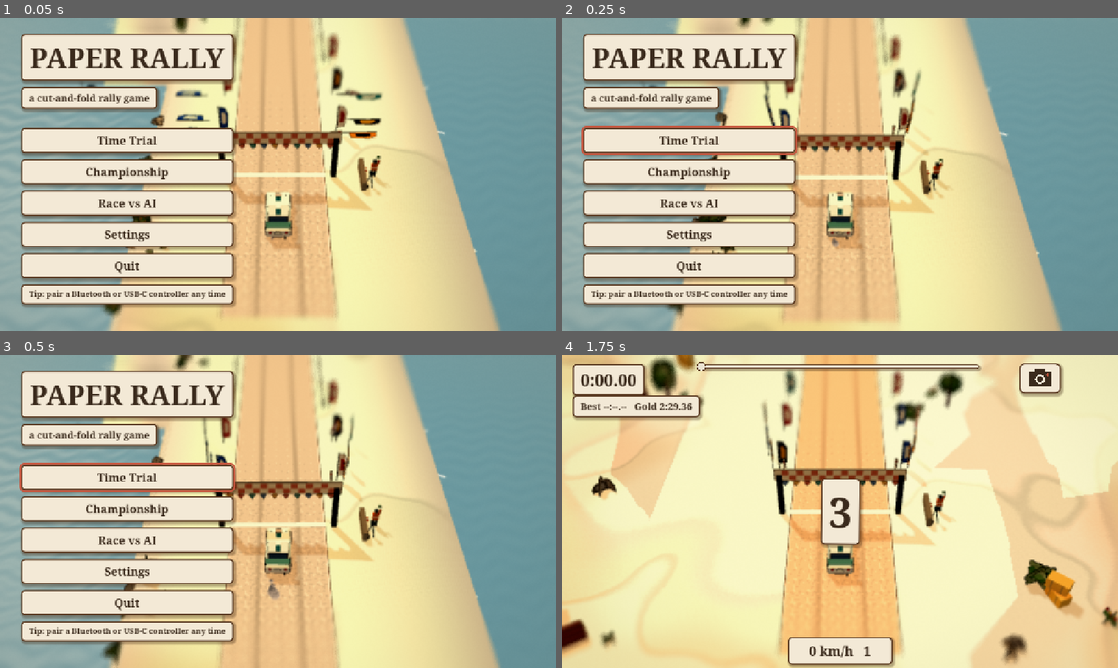
Above: before the commit, frames 1-4 (two rows, left to right).
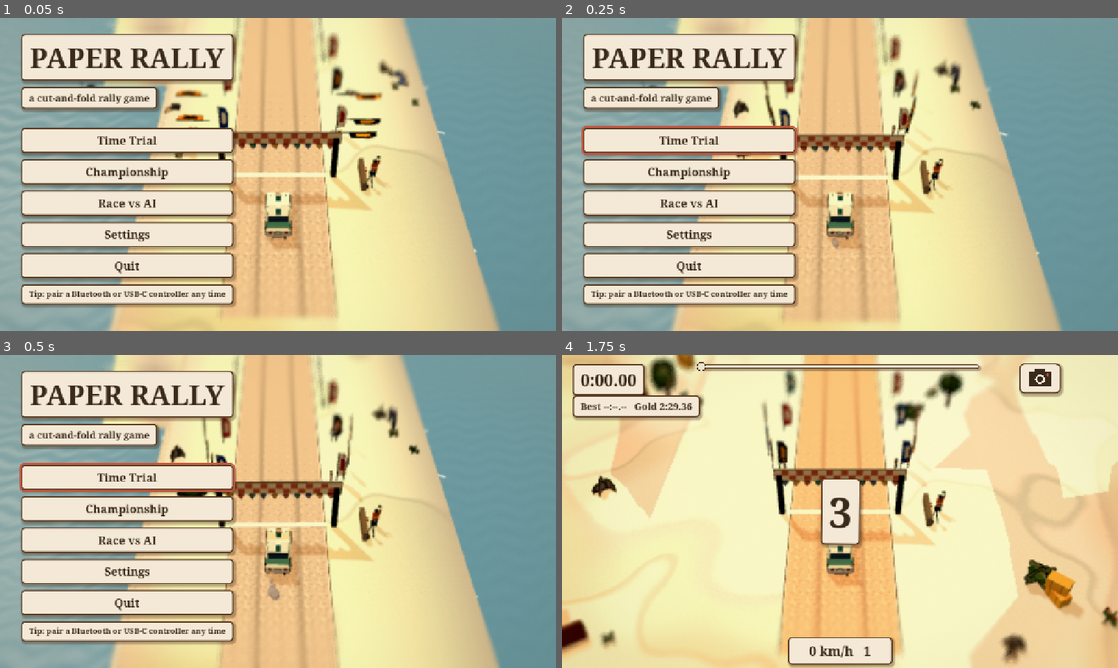
Above: after the commit, the same moments.

Repository: sparx1981/Rally
Game: Godot game, scene res://scenes/main.tscn
Two runs of this game, one before a commit and one after it. Both use one fixed random seed, a clock stepped at 60 frames per second and the inputs below.
Inputs (mouse positions are in pixels of both pictures, inside the frame that each line leads up to):
- Up to frame 1 (0.05 s): no input
- Up to frame 2 (0.25 s): no input
- Up to frame 3 (0.5 s): no input
- Up to frame 4 (1.75 s): tap Enter (ui_accept) at 0.5, 0.77, 1.07 s; move the mouse to (962, 495) at 0.52 s; hold D (steer_right) 0.53-1.25 s; hold C (camera) 0.53-1.25 s; click (962, 495) at 0.67 s; drag from (840, 511) to (812, 574) at 1.27 s

The runs differ from the first frame. In frame 1, 1.3% of the frame differs, in the area x 18-76%, y 0-96%; in frame 2, 1.3%, in the area x 18-76%, y 0-97%; in frame 3, 1.3%; in frame 4, less than 0.1%.

Commit message:
Stabilise low chase and rain rendering, ground cliff props and benchmark drive layouts

Diff:
--- a/scripts/car/car.gd
+++ b/scripts/car/car.gd
@@ -206,13 +206,11 @@
 	if on == _low_view:
 		return
 	_low_view = on
-	for p in [_dust, _spray]:
-		if p == null:
-			continue
-		var k := 0.45 if on else 1.0 / 0.45
-		p.scale_amount_min *= k
-		p.scale_amount_max *= k
-		p.amount = maxi(4, int(p.amount * (0.6 if on else 1.0 / 0.6)))
+	if _dust:
+		_dust.scale_amount_min = _dust.get_meta("full_min") * (0.45 if on else 1.0)
+		_dust.scale_amount_max = _dust.get_meta("full_max") * (0.45 if on else 1.0)
+		_dust.amount = int(_dust.get_meta("full_count")) * (0.6 if on else 1.0)
+
 
 
 func _make_dust() -> void:
@@ -230,6 +228,9 @@
 	else:
 		col = Color(pal["road"]).lightened(0.5)
 	_dust = Puffs.make(k, col, leak)
+	_dust.set_meta("full_min",_dust.scale_amount_min)
+	_dust.set_meta("full_max",_dust.scale_amount_max)
+	_dust.set_meta("full_count",_dust.amount)
 	_dust.emitting = false
 	_dust.position = Vector3(0, 0.3, -half_len)
 	add_child(_dust)
@@ -241,6 +242,8 @@
 
 var _smoke: CPUParticles3D
 var _spray: CPUParticles3D
+var _bow_wakes: Array[CPUParticles3D] = []
+var _ford_depth := 0.0
 var _smoke_t := 0.0
 
 
@@ -248,9 +251,14 @@
 func spray(v: float) -> void:
 	if _spray == null:
 		_spray = Puffs.make("splash", Color("#dde7ec"), stage.wx["leak"])
+		_spray.set_meta("full_min", _spray.scale_amount_min)
+		_spray.set_meta("full_max", _spray.scale_amount_max)
 		_spray.position = Vector3(0, 0.3, 0.6)
 		add_child(_spray)
-	_spray.amount = clampi(int(v * 2.0), 20, 60)
+	var puff_scale := 0.45 if _low_view else 1.0
+	_spray.scale_amount_min = _spray.get_meta("full_min") * puff_scale
+	_spray.scale_amount_max = _spray.get_meta("full_max") * puff_scale
+	_spray.amount = roundi(clampi(int(v * 2.0), 20, 60) * (0.6 if _low_view else 1.0))
 	_spray.initial_velocity_max = 4.0 + v * 0.3
 	_spray.restart()
 
@@ -333,6 +341,7 @@
 			light.set_meta("undamaged_position", light.position)
 		light.position = _crush_point(light.get_meta("undamaged_position"), light.position, center, outward, radius, crush)
 	arrays[Mesh.ARRAY_VERTEX] = vertices
+	var colors: PackedColorArray = arrays[Mesh.ARRAY_COLOR]
 	var normals: PackedVector3Array = arrays[Mesh.ARRAY_NORMAL]
 	for i in range(0, vertices.size(), 3):
 		if vertices[i] == before[i] and vertices[i + 1] == before[i + 1] and vertices[i + 2] == before[i + 2]:
@@ -344,6 +353,13 @@
 			normals[i] = normal
 			normals[i + 1] = normal
 			normals[i + 2] = normal
+			for v in range(i,i+3):
+				var shift := before[v].distance_to(vertices[v])
+				if shift > 0.035 and normals[v].dot(outward)>0.35:
+					var value := colors[v]
+					var wear := smoothstep(0.035,0.18,shift)*0.30
+					colors[v] = value.lerp(Color(0.28,0.24,0.20,value.a),wear)
+	arrays[Mesh.ARRAY_COLOR] = colors
 	arrays[Mesh.ARRAY_NORMAL] = normals
 	var dented := ArrayMesh.new()
 	dented.add_surface_from_arrays(Mesh.PRIMITIVE_TRIANGLES, arrays)
@@ -450,6 +466,7 @@
 	if water and not in_water and speed() > 1.0:
 		splashed.emit(absf(vel.dot(fwd())))
 	in_water = water
+	_ford_depth = maxf(0.0,float(track.feature_at(s,"splash",3.0).water_y)-track.surface_height(pos,s,lat)-Stage.ROAD_Y) if water else 0.0
 	# Vertical: follow the road over crests and ramps; leave it when it falls away faster than gravity.
 	var gh := track.surface_height(pos, s, lat)
 	var ground_vy := (gh - _prev_gh) / dt if _has_prev_gh else 0.0
@@ -653,6 +670,19 @@
 		var emit := spd > 6.0 and (slip > 0.12 or not on_road or stage.kind() != "dry" or spd > 18.0)
 		_dust.emitting = emit and not airborne and not in_water
 		_dust.speed_scale = clampf(0.7 + slip, 0.7, 1.6)
+	if in_water and speed()>1.5 and _bow_wakes.is_empty():
+		for side: float in [-1,1]:
+			var wake := Puffs.make("spray",Color("#c8d9dd"),stage.wx.leak)
+			wake.amount = 14
+			wake.lifetime = 0.42
+			wake.position = Vector3(side*(half_wid-0.15),0.16,half_len-0.8)
+			wake.direction = Vector3(side*0.82,0.54,-0.35)
+			add_child(wake)
+			_bow_wakes.append(wake)
+	for wake in _bow_wakes:
+		wake.emitting = in_water and not airborne and speed()>1.5
+		if wake.emitting:
+			wake.initial_velocity_max = clampf(1.0+_ford_depth*speed()*1.2,1.3,5.0)
 	if _smoke:
 		_smoke_t -= delta
 		# Launch smoke and backfire smoke.
--- a/scripts/race/chase_camera.gd
+++ b/scripts/race/chase_camera.gd
@@ -134,7 +134,7 @@
 	var fw := Vector3(sin(_yaw), 0, cos(_yaw))
 	var car_p := target.position
 	var spd := clampf(target.v_long, 0.0, 40.0)
-	var d: float = float(v["dist"]) + spd * 0.04
+	var d: float = float(v["dist"])
 	var hgt := 2.75 + spd * 0.008
 	var want := car_p - fw * d + Vector3.UP * hgt
 	# Keep clear of the ground behind the car (crests, banks, the far side of a dip).
@@ -149,11 +149,11 @@
 		_low_h = want.y
 		_init_done = true
 	# Tight horizontally, softer vertically so jumps and landings read without jolting.
-	var p2 := Vector2(_pos.x, _pos.z).lerp(Vector2(want.x, want.z), clampf(dt * 9.0, 0.0, 1.0))
+	var p2 := Vector2(want.x, want.z)
 	_low_h = lerpf(_low_h, want.y, clampf(dt * 5.0, 0.0, 1.0))
 	_low_h = maxf(_low_h, gh + 1.1)
 	_pos = Vector3(p2.x, _low_h, p2.y)
 	_look = _look.lerp(look, clampf(dt * 10.0, 0.0, 1.0))
-	fov = float(v["fov"]) + spd * 0.25
+	fov = float(v["fov"])
 	global_position = _pos + sh * 0.08
 	look_at(_look + sh * 0.05, Vector3.UP)
--- a/scripts/ui/photo_mode.gd
+++ b/scripts/ui/photo_mode.gd
@@ -12,6 +12,8 @@
 var _yaw := 0.0
 var _pitch := 0.27
 var _dist := 18.0
+var _landmark_view := false
+var _roadside: Button
 var _blur := 1.0
 var _warm := 0.0
 var _focus := 0.55
@@ -52,6 +54,21 @@
 		b.add_theme_font_size_override("font_size", 20)
 		b.pressed.connect(spec[1])
 		_bar.add_child(b)
+	if target is Car:
+		var car := target as Car
+		var mark := car.stage.scenery.landmark
+		if mark and absf(mark.station-car.s)<=70.0:
+			_roadside = Button.new()
+			_roadside.text = "Roadside view"
+			_roadside.set_anchors_and_offsets_preset(Control.PRESET_TOP_RIGHT)
+			_roadside.offset_left = -215
+			_roadside.offset_right = -20
+			_roadside.offset_top = 20
+			_roadside.pressed.connect(func():
+				_landmark_view = not _landmark_view
+				_roadside.text = "Orbit view" if _landmark_view else "Roadside view"
+				_position_camera())
+			add_child(_roadside)
 	_toast = PaperTheme.tag("Drag to orbit · Pinch or scroll to zoom\nTap the picture or press A to show hidden controls", 20)
 	add_child(_toast)
 	_toast.position = Vector2(20, 20)
@@ -80,6 +97,7 @@
 	_hidden_by_user = true
 	_restore_tap = Vector2.INF
 	_bar.hide()
+	if _roadside: _roadside.hide()
 	_toast.visible = false
 
 
@@ -87,11 +105,13 @@
 	_hidden_by_user = false
 	_restore_tap = Vector2.INF
 	_bar.show()
+	if _roadside: _roadside.show()
 	(_bar.get_child(1) as Button).grab_focus()
 
 
 func _save() -> void:
 	_bar.visible = false
+	if _roadside: _roadside.hide()
 	_toast.visible = false
 	await RenderingServer.frame_post_draw
 	await RenderingServer.frame_post_draw
@@ -106,6 +126,7 @@
 		if img.save_png(pics + "/Paper Rally/" + name) == OK:
 			shown = pics + "/Paper Rally/" + name
 	_bar.visible = true
+	if _roadside: _roadside.show()
 	(_bar.get_child(-1) as Button).grab_focus()
 	(_toast.get_child(0) as Label).text = "Saved: " + shown
 	_toast.visible = true
@@ -180,5 +201,17 @@
 func _position_camera() -> void:
 	var c := target.global_position + Vector3.UP * 0.8
 	var off := Vector3(sin(_yaw) * cos(_pitch), sin(_pitch), cos(_yaw) * cos(_pitch)) * _dist
-	cam.global_position = c + off
+	var eye := c+off
+	if target is Car:
+		var car := target as Car
+		if _landmark_view:
+			var mark := car.stage.scenery.landmark
+			var site := mark.global_position+Vector3.UP*1.4
+			var delta := Vector2(site.x-c.x,site.z-c.z)
+			var aim := delta.normalized()
+			var xy := car.pos-aim*clampf(delta.length()*0.8,10.0,44.0)+aim.orthogonal()*7.0
+			eye = Vector3(xy.x,c.y+3.2,xy.y)
+			c = c.lerp(site,0.34)
+		eye.y = maxf(eye.y,car.track.terrain.height(Vector2(eye.x,eye.z))+0.75)
+	cam.global_position = eye
 	cam.look_at(c, Vector3.UP)
--- a/scripts/world/puffs.gd
+++ b/scripts/world/puffs.gd
@@ -18,12 +18,13 @@
 	return _mesh
 
 
-static func material(leak: Color) -> ShaderMaterial:
-	var key := leak.to_html()
+static func material(leak: Color, tint: Color) -> ShaderMaterial:
+	var key := leak.to_html()+tint.to_html()
 	if not _mats.has(key):
 		var m := ShaderMaterial.new()
 		m.shader = preload("res://shaders/puff.gdshader")
 		m.set_shader_parameter("leak", leak)
+		m.set_shader_parameter("tint", tint)
 		_mats[key] = m
 	return _mats[key]
 
@@ -35,23 +36,16 @@
 	return c
 
 
-static func _ramp(a: Color, b: Color) -> Gradient:
-	var g := Gradient.new()
-	g.set_color(0, a)
-	g.set_color(1, b)
-	return g
-
-
 ## kind: dust | smoke | exhaust | spray | splash | chimney | snow
 static func make(kind: String, color: Color, leak: Color) -> CPUParticles3D:
 	var p := CPUParticles3D.new()
 	p.mesh = mesh()
-	p.material_override = material(leak)
-	p.local_coords = false
+	p.material_override = material(leak,color)
+	p.local_coords = kind == "chimney"
 	p.cast_shadow = GeometryInstance3D.SHADOW_CASTING_SETTING_OFF
 	p.angle_min = 0.0
 	p.angle_max = 360.0
-	p.color_ramp = _ramp(color, color.lerp(Color(1, 1, 1), 0.25))
+
 	match kind:
 		"dust", "snow":
 			p.amount = 48
--- a/scripts/world/regional_landmark.gd
+++ b/scripts/world/regional_landmark.gd
@@ -11,6 +11,8 @@
 var obstacles: Array[Vector3] = [] # world X, world Z and collision radius
 var _origin := Vector2.ZERO
 var _out := Vector2.RIGHT
+var _approach := Vector2.ZERO
+var _departure := Vector2.ZERO
 var _base := 0.0
 var _builder := PaperKit.Builder.new(41)
 
@@ -36,10 +38,15 @@
 			elif region in ["alpine", "canyon"]:
 				score = minf(slope, 6.0) + 8.0 * (1.0 - track.tang[i-9].dot(track.tang[i+9]))
 			if region == "cliffs":
+				if not track.terrain.supports_prop(p,5.0):
+					continue
 				var sea_view := track.terrain.is_sea(p+axis*32) or track.terrain.is_sea(p+axis*55)
 				score += 15.0 if sea_view else 0.0
 			if region == "gorge":
 				score += minf(slope,5.0)
+			var eye := track.point_at(s-34)
+			var ahead := (p-eye).normalized().dot(track.tang[track.index_at(s-34)])
+			score += 2.0*ahead
 			if score > best:
 				best = score
 				_origin = p
@@ -47,6 +54,8 @@
 				station = s
 	if best == -INF:
 		return false
+	_approach = track.point_at(station-34.0)
+	_departure = track.point_at(station+18.0)
 	_base = track.terrain.height(_origin)
 	position = Vector3(_origin.x, _base, _origin.y)
 	rotation.y = atan2(-_out.y, _out.x)
@@ -74,6 +83,16 @@
 	visibility_range_end = 200.0
 	_builder = null
 	return true
+
+
+func blocks_view(p: Vector2, radius: float) -> bool:
+	if p.distance_squared_to(_origin)>pow(60.0+radius,2):
+		return false
+	for eye: Vector2 in [_approach,_departure]:
+		var near := Geometry2D.get_closest_point_to_segment(p,eye,_origin)
+		if near.distance_squared_to(p)<pow(radius+1.15,2):
+			return true
+	return false
 
 
 func overlaps(p: Vector2, radius: float) -> bool:
--- a/scripts/world/scenery.gd
+++ b/scripts/world/scenery.gd
@@ -261,28 +261,7 @@
 					_add("spectators", rng.randi() % lib["spectators"].size(), sp, track.heading_at(j) + side * PI * 0.5, track.dist[j], rng, true)
 
 
-## Only what would really grow or lie on a clifftop near the edge: no houses, lamps or signs.
-const CLIFF_OK := ["tree", "pine", "pine_snow", "birch", "bush", "tuft", "rock", "flowers", "heather", "_chev_l", "_chev_r", "warn", "km", "post"]
-
-
-## True when p is within ~30 m of a sea drop (clifftops and the landward lip of a beach).
-func _near_drop(p: Vector2) -> bool:
-	var tr := track.terrain
-	if tr.sea.is_empty() or bool(stage_def.get("coast", {}).get("beach", false)):
-		return false   # a harbour front is built right up to the water
-	if tr.is_sea(p):
-		return true
-	for r in [8.0, 16.0, 24.0, 32.0]:
-		for k in 8:
-			var a := k * TAU / 8.0
-			if tr.is_sea(p + Vector2(cos(a), sin(a)) * r):
-				return true
-	return false
-
-
 func _try_add(kind: String, p: Vector2, rng: RandomNumberGenerator, s: float, big: bool) -> void:
-	if not kind in CLIFF_OK and _near_drop(p):
-		return
 	if p.distance_to(track.point_at(track.length - Stage.PARC_BACK)) < 34.0:
 		return   # keep the parc fermé lot clear
 	if track.terrain.is_sea(p) or track.terrain.height(p) < track.terrain.sea_y + 1.0:
@@ -315,13 +294,13 @@
 
 
 func _add(kind: String, vi: int, p: Vector2, yaw: float, s: float, rng: RandomNumberGenerator, solid: bool, text := "") -> void:
-	if not kind in CLIFF_OK and not kind.begins_with("flag") and _near_drop(p):
-		return   # sponsor banners, billboards and the like stay off the clifftops
+	if not track.terrain.supports_prop(p,lib[kind][vi]["shore_radius"]):
+		return
 	var r: float = lib[kind][vi]["r"]
 	for o in fixed_supports:
 		if p.distance_squared_to(Vector2(o.x,o.y)) < pow(o.z + float(lib[kind][vi]["shore_radius"]),2):
 			return
-	if landmark and landmark.overlaps(p, lib[kind][vi]["shore_radius"]):
+	if landmark and (landmark.overlaps(p, lib[kind][vi]["shore_radius"]) or (lib[kind][vi]["h"]>1.5 and landmark.blocks_view(p,r))):
 		return
 	if track.overlaps_water(p, lib[kind][vi]["shore_radius"]):
 		return
--- a/scripts/world/skidmarks.gd
+++ b/scripts/world/skidmarks.gd
@@ -77,7 +77,7 @@
 			continue
 		var mid = (a + p) * 0.5
 		var dir = d.normalized()
-		var basis := Basis(Vector3(dir.z, 0, -dir.x).normalized() * 0.3, Vector3.UP, dir * d.length())
+		var basis := Basis(Vector3(dir.z, 0, -dir.x).normalized() * lerpf(0.17,0.34,maxf(car.slip,wet/WET_RUN)), Vector3.UP, dir * d.length())
 		multimesh.set_instance_custom_data(_next, Color(wet / WET_RUN, _clock, 1.0 if wet > 0.0 else 0.0, 0.0))
 		multimesh.set_instance_transform(_next, Transform3D(basis, mid))
 		_next = (_next + 1) % MAX_MARKS
--- a/scripts/world/stage.gd
+++ b/scripts/world/stage.gd
@@ -369,6 +369,8 @@
 			var j := track.index_at(approach)
 			for side: float in [-1,1]:
 				var xy := track.pts[j] + track.nrm[j]*side*(track.width*0.5+1.4)
+				if not track.terrain.supports_prop(xy, 1.0):
+					continue
 				var flag := MeshInstance3D.new()
 				flag.mesh = Pieces.feather_flag(rng).mesh
 				flag.material_override = paper_mat
@@ -478,20 +480,26 @@
 	for pt in track.patches:
 		var b := PaperKit.Builder.new(rng.randi())
 		var len_s: float = float(pt["s1"]) - float(pt["s0"])
-		var wdt: float = float(pt["lat1"]) - float(pt["lat0"])
 		var col: Color = {"gravel": Color(def["pal"]["road"]).lightened(0.18), "mud": Color("#86694c"), "ice": Color("#c9dcea"), "deep snow": Color("#f4f5f8")}[pt["kind"]]
-		# Built as several overlapping blobs along the patch so it follows the bend.
-		var steps := maxi(2, int(len_s / 6.0))
-		for k in steps:
-			var sm := lerpf(float(pt["s0"]) + 3.0, float(pt["s1"]) - 3.0, float(k) / maxf(steps - 1, 1))
-			var j := track.index_at(sm)
-			var latc := (float(pt["lat0"]) + float(pt["lat1"])) * 0.5
-			var q := track.pts[j] + track.nrm[j] * latc
-			var blob := PaperKit.blob(minf(wdt * 0.48, 4.0), 0, 0, 5, 0.12, rng.randi(), 18, 0.9)
-			var xf := Transform3D(Basis(Vector3.UP, track.heading_at(j)), Vector3(q.x, ROAD_Y + track.road_h_i(j) + 0.012, q.y)) * lay
-			b.card(blob, xf, col, {"thick": 0.015, "edge": 0.04, "lip": 0.05})
-			if pt["kind"] == "ice":
-				b.card(PaperKit.rrect(2.0, 0.1, 0.05, rng.randf_range(-1, 1), rng.randf_range(-1, 1)), xf * Transform3D(Basis(), Vector3(0, 0, 0.012)), Color("#f2f6f8"), {"thick": 0.005, "edge": 0.0, "lip": 0.0, "sides": false})
+		# Follow the very same longitudinal and lateral limits used by patch_at.
+		var steps := maxi(2,ceili(len_s/2.0))
+		var prev := PackedVector3Array()
+		for k in steps+1:
+			var sm := lerpf(pt.s0,pt.s1,k/float(steps))
+			var n := track.nrm[track.index_at(sm)]
+			var line := PackedVector3Array()
+			for lat: float in [pt.lat0,pt.lat1]:
+				var xy := track.point_at(sm)+n*lat
+				line.append(Vector3(xy.x,track.road_h(sm)+ROAD_Y+0.027,xy.y))
+			if k:
+				var ink := PaperKit.lin(col.lightened(0.018*(k%3)))
+				b.quad(prev[0],line[0],line[1],prev[1],Vector3.UP,ink)
+				if pt.kind == "ice" and k%4 == 2:
+					var a := prev[0].lerp(prev[1],0.27)+Vector3.UP*0.009
+					var z := line[0].lerp(line[1],0.46)+Vector3.UP*0.009
+					var slim := Vector3(n.x,0,n.y)*0.045
+					b.quad(a-slim,a+slim,z+slim,z-slim,Vector3.UP,PaperKit.lin(Color("#e0ebee")))
+			prev = line
 		var mi := MeshInstance3D.new()
 		mi.mesh = b.mesh()
 		mi.material_override = paper_mat
@@ -907,7 +915,7 @@
 			var land := Vector2.ZERO
 			var found := false
 			for d in [Vector2(tr.cell, 0), Vector2(-tr.cell, 0), Vector2(0, tr.cell), Vector2(0, -tr.cell)]:
-				if not tr.is_sea(p + d * 2.0):
+				if tr.supports_prop(p + d * 2.0,3.0):
 					land = p + d * 2.0
 					found = true
 					break
@@ -1192,15 +1200,12 @@
 		return
 	_particles = CPUParticles3D.new()
 	_particles.local_coords = false
-	var mat := StandardMaterial3D.new()
-	mat.shading_mode = BaseMaterial3D.SHADING_MODE_UNSHADED
-	mat.cull_mode = BaseMaterial3D.CULL_DISABLED
-	mat.vertex_color_use_as_albedo = true
 	var qm := QuadMesh.new()
 	if kind == "rain":
 		qm.size = Vector2(0.05, 1.1)
-		mat.albedo_color = Color(0.78, 0.82, 0.86)
-		mat.billboard_mode = BaseMaterial3D.BILLBOARD_FIXED_Y
+		var streak := ShaderMaterial.new()
+		streak.shader = preload("res://shaders/rain.gdshader")
+		qm.material = streak
 		_particles.set_meta("base_amount", 900)
 		_particles.lifetime = 0.9
 		_particles.emission_shape = CPUParticles3D.EMISSION_SHAPE_BOX
@@ -1212,6 +1217,11 @@
 		_particles.initial_velocity_max = 30.0
 		_particles.position = Vector3(0, 22, 0)
 	else:
+		var mat := StandardMaterial3D.new()
+		mat.shading_mode = BaseMaterial3D.SHADING_MODE_UNSHADED
+		mat.cull_mode = BaseMaterial3D.CULL_DISABLED
+		mat.vertex_color_use_as_albedo = true
+		qm.material = mat
 		qm.size = Vector2(0.2, 0.2)
 		mat.albedo_color = Color(0.97, 0.97, 1.0)
 		mat.billboard_mode = BaseMaterial3D.BILLBOARD_PARTICLES
@@ -1231,7 +1241,6 @@
 		_particles.scale_amount_min = 0.6
 		_particles.scale_amount_max = 1.3
 		_particles.position = Vector3(0, 16, 0)
-	qm.material = mat
 	_particles.mesh = qm
 	_particles.amount = int(_particles.get_meta("base_amount"))
 	_particles.preprocess = _particles.lifetime
@@ -1461,11 +1470,22 @@
 
 func _marshal_post(s: float, role: String) -> void:
 	var i := track.index_at(s)
-	var side := -1.0 if role == "finish" else 1.0
-	var xy := track.pts[i]+track.nrm[i]*side*(track.width*0.5+4.2)
-	if track.terrain.is_sea(xy) or track.overlaps_water(xy,2):
-		xy = track.pts[i]-track.nrm[i]*side*(track.width*0.5+4.2)
-		side = -side
+	var preferred := -1.0 if role == "finish" else 1.0
+	var side := preferred
+	var xy := Vector2.ZERO
+	var supported := false
+	for offset: float in [0, -6, 6, -12, 12, -18, 18, -24, 24]:
+		i = track.index_at(clampf(s + offset, 0.0, track.dist[-1]))
+		for bank: float in [preferred, -preferred]:
+			xy = track.pts[i] + track.nrm[i] * bank * (track.width * 0.5 + 4.2)
+			if track.terrain.supports_prop(xy, 2.0) and not track.overlaps_water(xy, 2.0):
+				side = bank
+				supported = true
+				break
+		if supported:
+			break
+	if not supported:
+		return
 	var b := PaperKit.Builder.new(i)
 	var frame := Transform3D.IDENTITY
 	var cover := Vector3(side*1.0,0.48,0)
--- a/scripts/world/terrain.gd
+++ b/scripts/world/terrain.gd
@@ -236,6 +236,22 @@
 	var a := lerpf(h[k], h[k + 1], tx)
 	var b := lerpf(h[k + nx], h[k + nx + 1], tx)
 	return lerpf(a, b, tz)
+
+
+## Test the occupied ground across a footprint. A flat headland may be built on
+## right up to its lip, but a prop must never straddle the drop or the water.
+func supports_prop(p: Vector2, radius: float) -> bool:
+	if is_sea(p):
+		return false
+	var center := height(p)
+	var reach := maxf(1.0,radius)
+	for k in 8:
+		var dir := Vector2.from_angle(k*TAU/8)
+		for r: float in [minf(1.5,reach),reach]:
+			var sample := p+dir*r
+			if is_sea(sample) or absf(height(sample)-center)>0.73*r+0.12:
+				return false
+	return true
 
 
 ## Chunked meshes (each with its own visibility range).
--- a/shaders/puff.gdshader
+++ b/shaders/puff.gdshader
@@ -7,21 +7,18 @@
 uniform float wrap = 0.85;
 uniform vec3 tint : source_color = vec3(1.0);
 
+void vertex() {
+	// Every authored puff is under two metres. Reject a corrupt or singular
+	// instance before rasterisation, including incomplete mobile instance data.
+	float span = max(length(MODEL_MATRIX[0].xyz),max(length(MODEL_MATRIX[1].xyz),length(MODEL_MATRIX[2].xyz)));
+	vec4 view_pos = MODELVIEW_MATRIX * vec4(VERTEX,1.0);
+	POSITION = (span > 0.0001 && span < 3.0)
+		? PROJECTION_MATRIX * view_pos : vec4(2.0,2.0,2.0,1.0);
+}
+
 void fragment() {
-	// Puffs right in front of the lens (low chase, bonnet) thin out with a paper-grain dither, so
-	// the car is never hidden behind its own dust.
-	float d = length(VERTEX);
-	float keep = smoothstep(2.5, 7.0, d);
-	if (keep < 0.999) {
-		vec2 g = floor(FRAGCOORD.xy * 0.5);
-		float hsh = fract(sin(dot(g, vec2(12.9898, 78.233))) * 43758.5453);
-		if (hsh > keep) {
-			discard;
-		}
-	}
-	// Flat facets: crumpled paper, not a smooth sphere.
-	NORMAL = normalize(cross(dFdx(VERTEX), dFdy(VERTEX)));
-	ALBEDO = min(COLOR.rgb * tint * 1.2, vec3(1.0));
+	if (length(VERTEX)<2.2) { discard; }
+	ALBEDO = tint;
 	ROUGHNESS = 1.0;
 	SPECULAR = 0.0;
 }
--- /dev/null
+++ b/shaders/rain.gdshader
@@ -0,0 +1,21 @@
+// Camera-facing streak of fixed size. Particle instances supply only their centre.
+shader_type spatial;
+render_mode unshaded, cull_disabled, shadows_disabled;
+uniform vec4 ink : source_color = vec4(0.78,0.82,0.86,1.0);
+
+void vertex() {
+	vec3 center = MODELVIEW_MATRIX[3].xyz;
+	vec3 fall = (VIEW_MATRIX * vec4(-0.12,1.0,-0.05,0.0)).xyz;
+	vec2 transverse = vec2(fall.y,-fall.x);
+	transverse /= max(length(transverse),0.01);
+	vec3 point = center + vec3(transverse*VERTEX.x,0.0) + fall*VERTEX.y;
+	// Inactive CPU particles have zero scale. Near-plane streaks can occupy
+	// most of a phone screen, so omit rain falling inside the lens envelope.
+	float scale = length(MODEL_MATRIX[0].xyz);
+	POSITION = (scale>0.01 && scale<2.0 && center.z < -1.3)
+		? PROJECTION_MATRIX*vec4(point,1.0) : vec4(2.0,2.0,2.0,1.0);
+}
+
+void fragment() {
+	ALBEDO = ink.rgb;
+}
--- /dev/null
+++ b/tools/handling_baseline.gd
@@ -0,0 +1,31 @@
+extends Node
+## Compare drive layouts using identical tyres, gearing and power on the same stage.
+func _ready() -> void:
+	for index in [0,28]:
+		var stage := Stage.new()
+		add_child(stage)
+		stage.build(Catalog.stages()[index])
+		for drive in ["fwd","rwd","awd"]:
+			for turn: bool in [false,true]:
+				var stats: Dictionary = Catalog.cars()[0].duplicate(true)
+				stats.drive = drive
+				var car := Car.new()
+				car.is_player = true
+				add_child(car)
+				car.setup(stats,1,stage,stage.paper_mat)
+				car.place_at(stage.track.start_s,0)
+				car.frozen = false
+				car.throttle = 1
+				if turn:
+					car.vel = car.fwd()*14.0
+					car.steer = 0.45
+				var initial := car.h
+				var peak := 0.0
+				for tick in (72 if turn else 180):
+					car.step(Race.FIXED)
+					peak = maxf(peak,car.slip)
+				print("%s %s %s speed %.2f m/s, yaw %.1f deg, peak slip %.3f" % [
+					stage.def.name,drive,"corner" if turn else "launch",car.speed(),rad_to_deg(absf(car.h-initial)),peak])
+				car.free()
+		stage.free()
+	get_tree().quit()
--- /dev/null
+++ b/tools/handling_baseline.tscn
@@ -0,0 +1,6 @@
+[gd_scene load_steps=2 format=3]
+
+[ext_resource type="Script" path="res://tools/handling_baseline.gd" id="1"]
+
+[node name="HandlingBaseline" type="Node"]
+script = ExtResource("1")
Not shown, changed: export_presets.cfg
Not shown, added: shaders/rain.gdshader.uid
Not shown, added: tools/handling_baseline.gd.uid
Not shown, added: docs/handling-and-stage-roadmap.md
